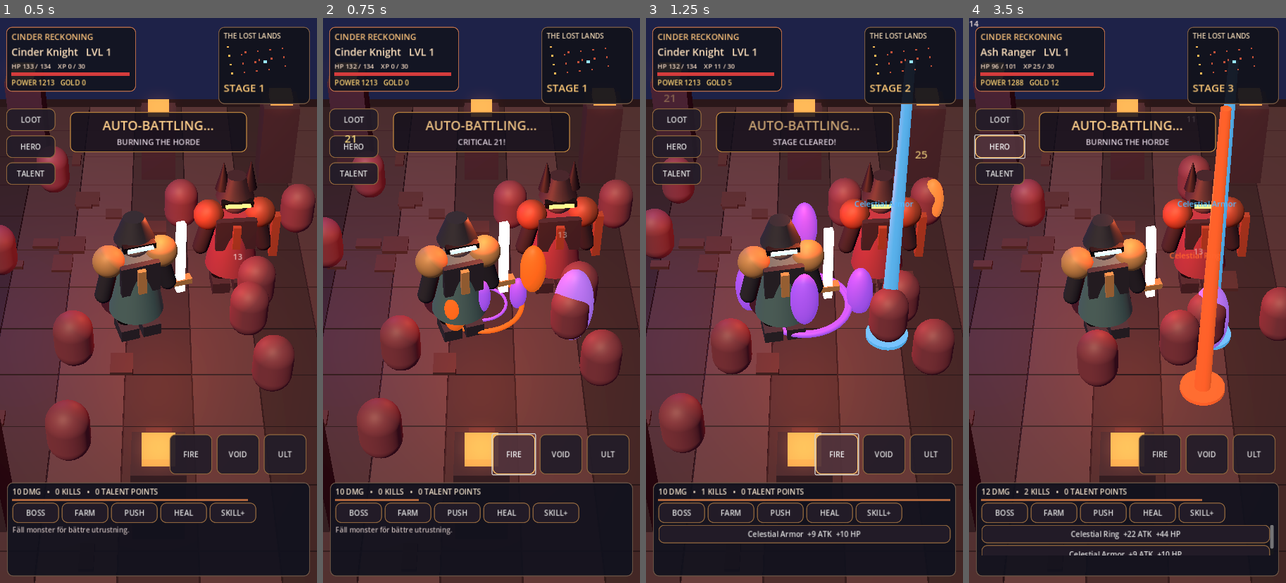
Above: before the commit, frames 1-4 (left to right).
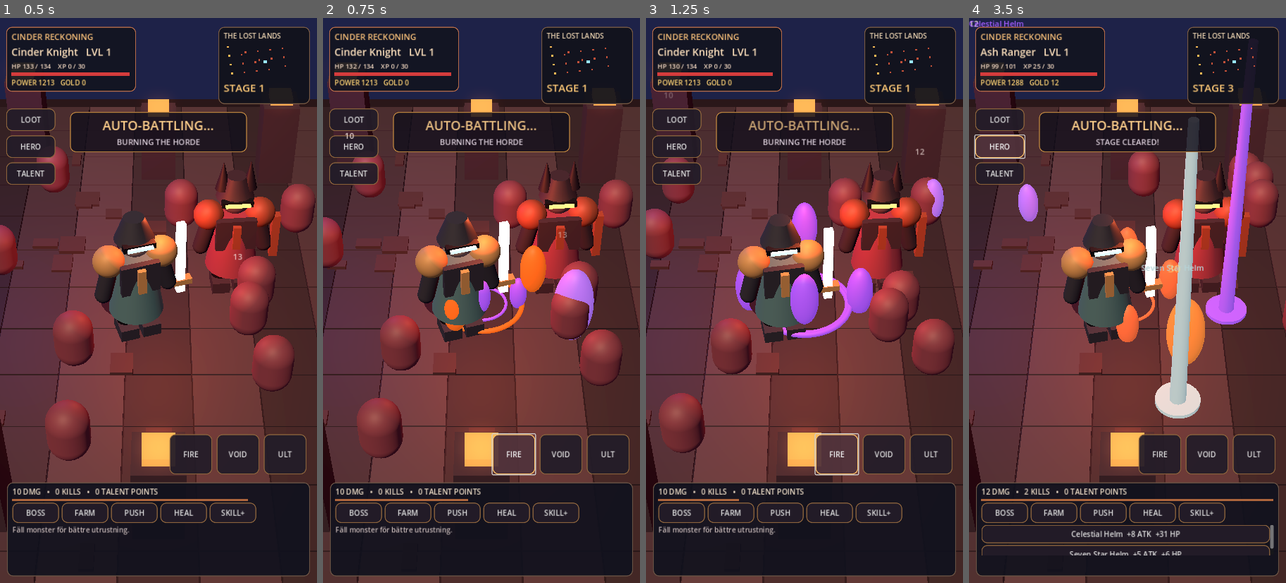
Above: after the commit, the same moments.

Repository: bananofil-wq/AshenIdle
Game: Godot game, scene res://scenes/main.tscn
The game is run twice, just before and just after one commit, with the same random seed, the same clock (stepped at 60 frames per second) and the same inputs.
Inputs:
- Up to frame 1 (0.5 s): no input
- Up to frame 2 (0.75 s): click "FIRE" at 0.5 s
- Up to frame 3 (1.25 s): no input
- Up to frame 4 (3.5 s): click "VOID" at 1.25 s; click "LOOT" at 2 s; click "HERO" at 2.75 s

Frame 1 is identical in both runs. In frame 2, 0.3% of the frame differs, in the area x 6-64%, y 20-86%; in frame 3, 3.3%; in frame 4, 14%, in the area x 0-100%, y 0-96%.

Commit message:
Implement loot affixes (crit, haste and element damage) and real legendary popup stats

Diff:
--- a/scripts/main.gd
+++ b/scripts/main.gd
@@ -409,7 +409,7 @@
 
 func _damage() -> float:
     var modifier = [1.0, 1.15, 1.32, 1.10][hero_class]
-    return (8.0 + float(level) * 2.5 + float(skills[0]) * 4.0 + _bonus("damage")) * modifier
+    return (8.0 + float(level) * 2.5 + float(skills[0]) * 4.0 + _bonus("damage") + _bonus("elemental") * 0.45) * modifier
 
 func _bonus(key: String) -> float:
     var total = 0.0
@@ -421,11 +421,12 @@
         var set_name: String = str(item.get("set", ""))
         if set_name != "":
             counts[set_name] = int(counts.get(set_name, 0)) + 1
-    for count in counts.values():
-        if int(count) >= 2:
-            total += 12.0 if key == "damage" else 25.0
-        if int(count) >= 4:
-            total += 28.0 if key == "damage" else 50.0
+    if key == "damage" or key == "hp":
+        for count in counts.values():
+            if int(count) >= 2:
+                total += 12.0 if key == "damage" else 25.0
+            if int(count) >= 4:
+                total += 28.0 if key == "damage" else 50.0
     return total
 
 func _spawn_enemy() -> void:
@@ -450,15 +451,16 @@
     minimap_refresh_timer += delta
     if tick > 0.36 and popup_shade.visible:
         tick = 0.36
-    if tick >= 0.35 and not popup_shade.visible:
-        tick -= 0.35
+    var attack_interval := 0.35 / (1.0 + minf(1.0, _bonus("speed") / 100.0))
+    if tick >= attack_interval and not popup_shade.visible:
+        tick -= attack_interval
         _fight()
     if save_timer >= 15.0:
         save_timer = 0.0
         _save_game()
 
 func _fight() -> void:
-    var crit := rng.randf() < 0.28
+    var crit := rng.randf() < clampf(0.22 + _bonus("crit") / 100.0, 0.22, 0.68)
     var damage := _damage() * rng.randf_range(0.90, 1.40) * (2.1 if crit else 1.0)
     enemy_hp -= damage
     attack_flash = 1.0
@@ -577,7 +579,11 @@
         "damage": rng.randi_range(1, 5) * power + stage,
         "hp": rng.randi_range(4, 13) * power + stage * 2,
         "set": SETS[rng.randi_range(0, SETS.size()-1)] if rarity in ["EPIC", "LEGENDARY"] else "",
-        "rarity": rarity
+        "rarity": rarity,
+        "crit": rng.randi_range(1, 3) * power,
+        "speed": rng.randi_range(1, 2) * power,
+        "element": ["FIRE", "FROST", "VOID", "LIGHTNING"][rng.randi_range(0, 3)],
+        "elemental": rng.randi_range(1, 4) * power
     }
     gear.push_front(item)
     if gear.size() > 36:
@@ -747,7 +753,7 @@
         return
     last_legendary = item.duplicate(true)
     legendary_name.text = str(item.get("name", "Ashen Relic")).to_upper()
-    legendary_stats.text = "POWER   %d\nATTACK   +%d\nVITALITY   +%d\nCRITICAL CHANCE   +8.5%%\nFIRE DAMAGE   +32.6%%\nSET   %s" % [int(item.get("damage", 0)) * 78, int(item.get("damage", 0)), int(item.get("hp", 0)), str(item.get("set", "Cinderborn"))]
+    legendary_stats.text = "POWER   %d\nATTACK   +%d\nVITALITY   +%d\nCRITICAL CHANCE   +%d%%\nATTACK SPEED   +%d%%\n%s DAMAGE   +%d\nSET   %s" % [int(item.get("damage", 0)) * 78, int(item.get("damage", 0)), int(item.get("hp", 0)), int(item.get("crit", 0)), int(item.get("speed", 0)), str(item.get("element", "FIRE")), int(item.get("elemental", 0)), str(item.get("set", "Cinderborn"))]
     popup_shade.visible = true
     legendary_overlay.visible = true
 
